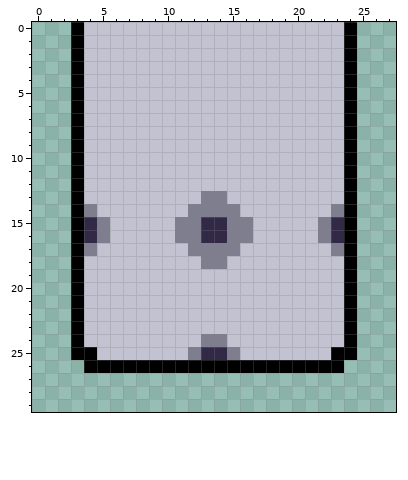
Pixel-art sprite: images/ShipStart.png. Above: the version before the commit.
The file is 28x30 pixels. Colours within 5 levels of each other are drawn and written as one.
New version:
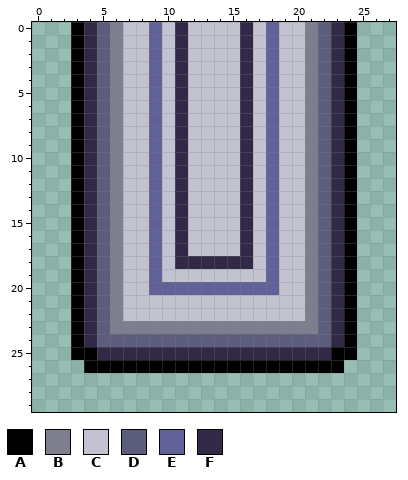
Palette (. is transparent): A #000000  B #7e7e8f  C #c2c2d1  D #5c5c7d  E #616197  F #322947
From old to new:
y 0..12: x 4..6 CCC -> FDB; x 9 C -> E; x 11 C -> F; x 16 C -> F; x 18 C -> E; x 21..23 CCC -> BDF
y 13: x 4..6 CCC -> FDB; x 9 C -> E; x 11 C -> F; x 13..14 BB -> CC; x 16 C -> F; x 18 C -> E; x 21..23 CCC -> BDF
y 14: x 4..6 BCC -> FDB; x 9 C -> E; x 11..16 CBBBBC -> FCCCCF; x 18 C -> E; x 21..23 CCB -> BDF
y 15..16: x 5..6 BC -> DB; x 9 C -> E; x 11..16 BBFFBB -> FCCCCF; x 18 C -> E; x 21..22 CB -> BD
y 17: x 4..6 BCC -> FDB; x 9 C -> E; x 11..16 CBBBBC -> FCCCCF; x 18 C -> E; x 21..23 CCB -> BDF
y 18: x 4..6 CCC -> FDB; x 9 C -> E; x 11..16 CCBBCC -> FFFFFF; x 18 C -> E; x 21..23 CCC -> BDF
y 19: x 4..6 CCC -> FDB; x 9 C -> E; x 18 C -> E; x 21..23 CCC -> BDF
y 20: x 4..6 CCC -> FDB; x 9..18 CCCCCCCCCC -> EEEEEEEEEE; x 21..23 CCC -> BDF
y 21..22: x 4..6 CCC -> FDB; x 21..23 CCC -> BDF
y 23: x 4..23 CCCCCCCCCCCCCCCCCCCC -> FDBBBBBBBBBBBBBBBBDF
y 24: x 4..23 CCCCCCCCCBBCCCCCCCCC -> FDDDDDDDDDDDDDDDDDDF
y 25: x 5..12 CCCCCCCB -> FFFFFFFF; x 15..22 BCCCCCCC -> FFFFFFFF
